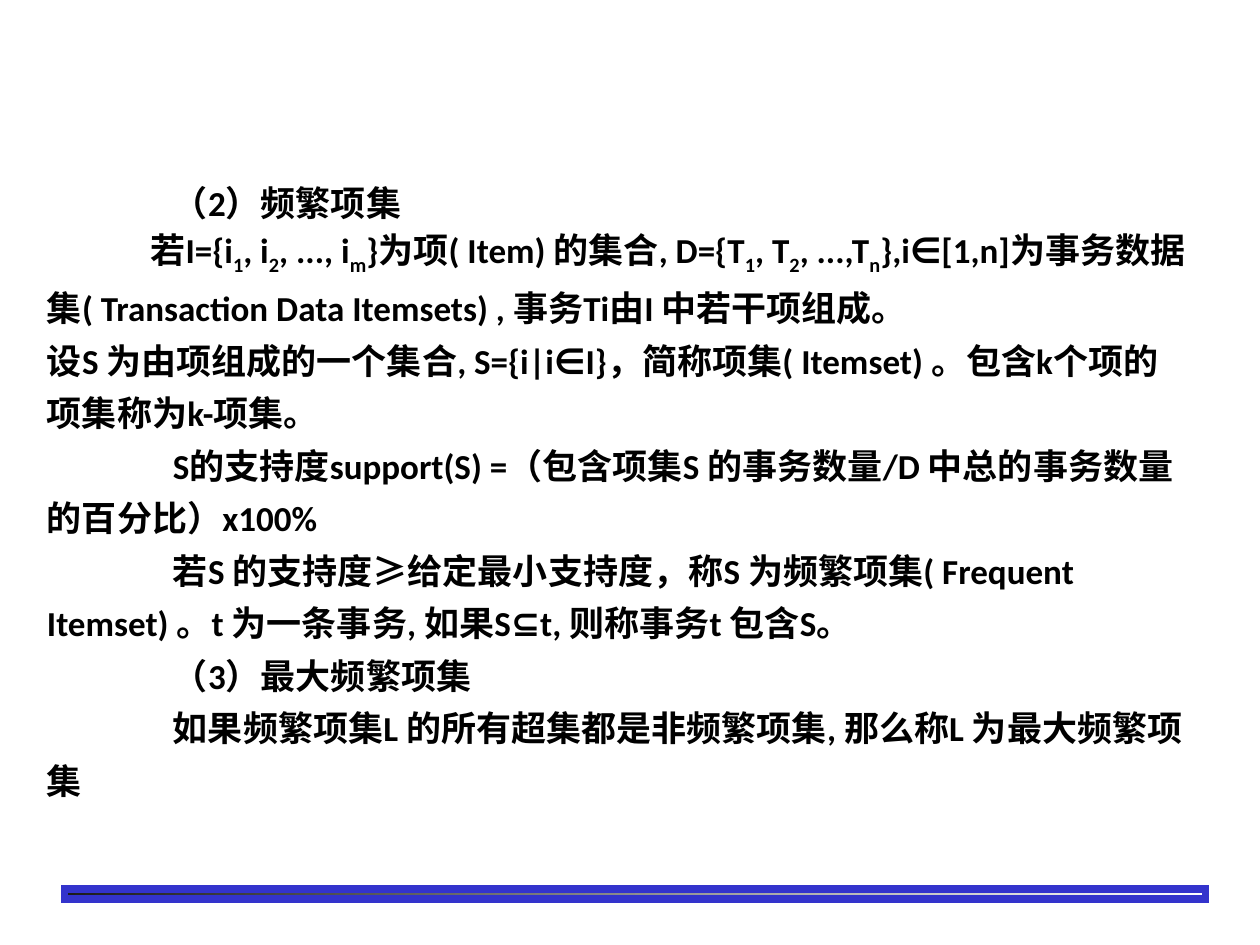
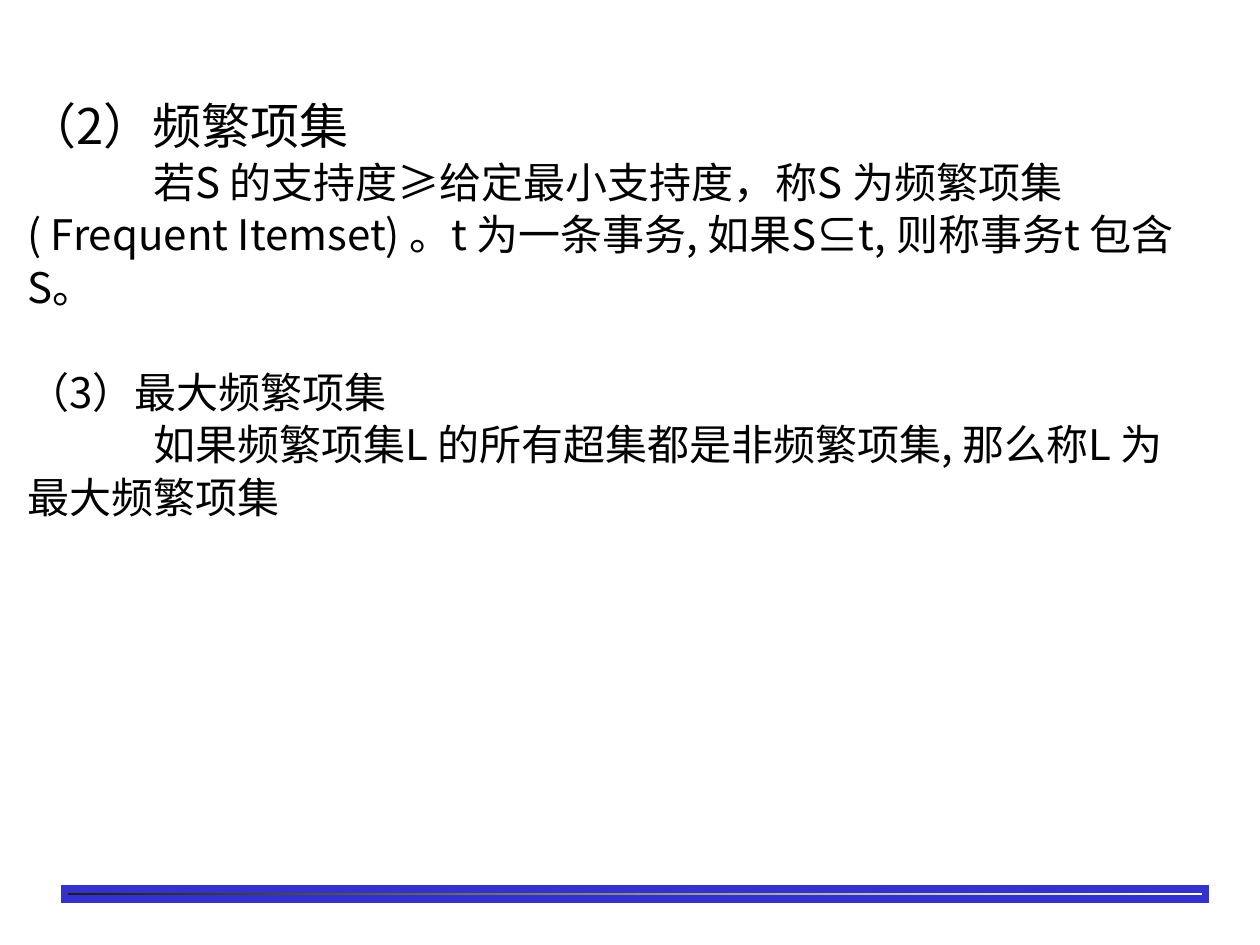
Before and after one commit to shfkuang/shfkuang.github.io, a slide deck: slide 14 of dm/ch3.2.ppt. Drawn at 1260x945 pixels with LibreOffice and Linux fonts; fonts in the diff are those of the drawing; background and template pictures are left out. Boxes give left, top, right and bottom in pixels: in the first picture for what was removed or moved away, otherwise in the second. Text is boxed around its words. In the diff, an @@ line names an element or a change of style, - is before the commit and + after.

Commit message:
update

```diff
--- a/dm/ch3.2.ppt
+++ b/dm/ch3.2.ppt
@@ text "（2）频繁项集": place and size @@
-text "（2）频繁项集" at (47, 186, 1185, 797)
+text "（2）频繁项集" at (27, 102, 1173, 517)
@@ text "（2）频繁项集" at (27, 102, 1173, 517): size 20 to 28 pt in "（2）频繁项集"; font Calibri to Noto Sans CJK JP, bold off, size 20 to 24 pt @@
@@ text at (47, 233, 1185, 535): paragraphs removed @@
-若I={i1, i2, ..., im}为项( Item) 的集合, D={T1, T2, ...,Tn},i∈[1,n]为事务数据集( Transaction Data Itemsets) , 事务Ti由I 中若干项组成。
-设S 为由项组成的一个集合, S={i|i∈I}，简称项集( Itemset) 。包含k个项的项集称为k-项集。
-S的支持度support(S) =（包含项集S 的事务数量/D 中总的事务数量的百分比）x100%
```
Also in this commit, not shown: 8 other slides changed.
